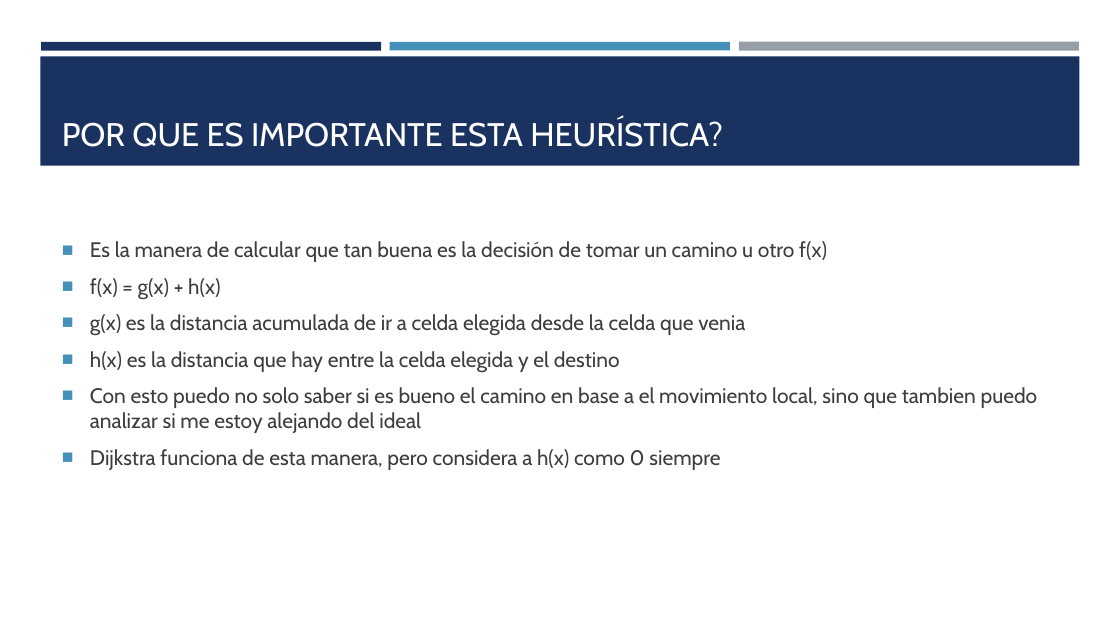
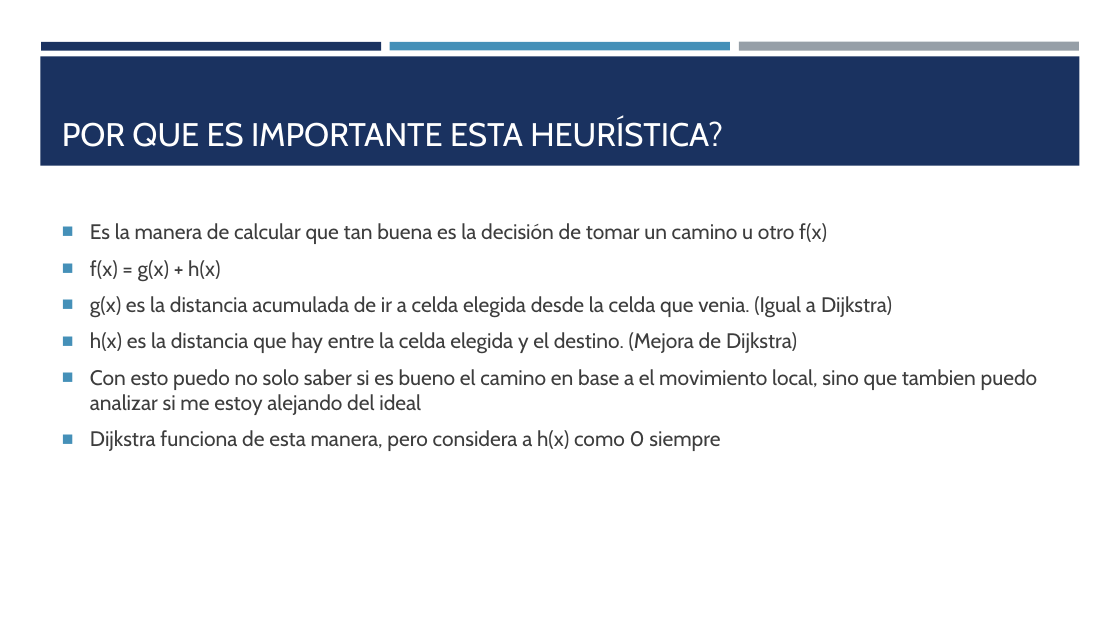
Before and after one commit to Martin-Roberto-lecuona/TP_Algoritmo_GRAFO, a slide deck: slide 10 of presentacion/algoritmo A.pptx (slide 9 before the commit). Drawn at 1120x630 pixels with LibreOffice and Linux fonts; fonts in the diff are those of the drawing. Boxes give left, top, right and bottom in pixels: in the first picture for what was removed or moved away, otherwise in the second. Text is boxed around its words. In the diff, an @@ line names an element or a change of style, - is before the commit and + after.

Commit message:
mejora ppt

```diff
--- a/presentacion/algoritmo A.pptx
+++ b/presentacion/algoritmo A.pptx
@@ text at [90,296,892,353]: text changed @@
-■ g(x) es la distancia acumulada de ir a celda elegida desde la celda que venia
-■ h(x) es la distancia que hay entre la celda elegida y el destino
+■ g(x) es la distancia acumulada de ir a celda elegida desde la celda que venia. (Igual a Dijkstra)
+■ h(x) es la distancia que hay entre la celda elegida y el destino. (Mejora de Dijkstra)
```
Also in this commit, not shown: 2 other slides changed, 12 slides added, 6 slides removed, 4 other files.
